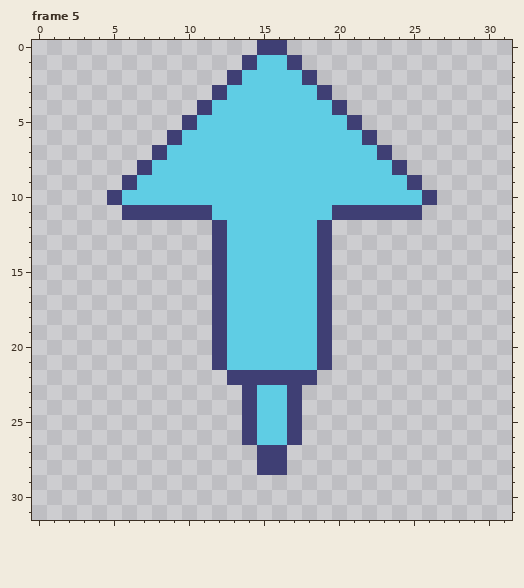
Two versions of one pixel-art file, aseprite/Booster.ase. The picture above was drawn from the file before the commit.
32x32 pixels, 5 frames. Shown: frame 5. The commit also changed other frames, which this record leaves out.
Once edited:
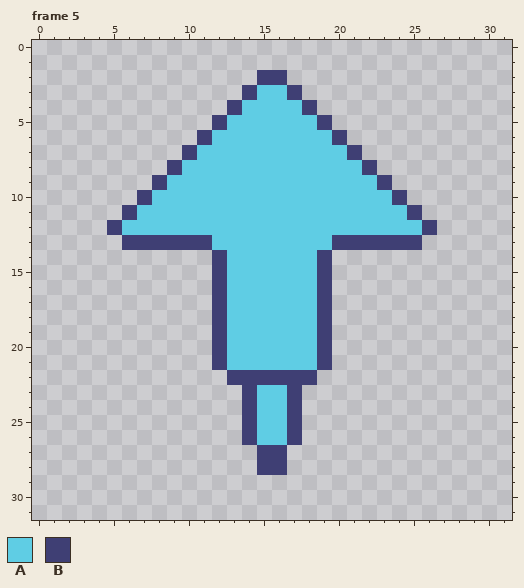
Palette (. is transparent): A #5fcde4  B #3f3f74
Changes in this commit:
--- frame 5
@@ x 0..31 @@
- 0 ...............BB...............
- 1 ..............BAAB..............
- 2 .............BAAAAB.............
- 3 ............BAAAAAAB............
- 4 ...........BAAAAAAAAB...........
- 5 ..........BAAAAAAAAAAB..........
- 6 .........BAAAAAAAAAAAAB.........
- 7 ........BAAAAAAAAAAAAAAB........
- 8 .......BAAAAAAAAAAAAAAAAB.......
- 9 ......BAAAAAAAAAAAAAAAAAAB......
-10 .....BAAAAAAAAAAAAAAAAAAAAB.....
-11 ......BBBBBBAAAAAAAABBBBBB......
-12 ............BAAAAAAB............
-13 ............BAAAAAAB............
+ 0 ................................
+ 1 ................................
+ 2 ...............BB...............
+ 3 ..............BAAB..............
+ 4 .............BAAAAB.............
+ 5 ............BAAAAAAB............
+ 6 ...........BAAAAAAAAB...........
+ 7 ..........BAAAAAAAAAAB..........
+ 8 .........BAAAAAAAAAAAAB.........
+ 9 ........BAAAAAAAAAAAAAAB........
+10 .......BAAAAAAAAAAAAAAAAB.......
+11 ......BAAAAAAAAAAAAAAAAAAB......
+12 .....BAAAAAAAAAAAAAAAAAAAAB.....
+13 ......BBBBBBAAAAAAAABBBBBB......
 14 ............BAAAAAAB............
Pixel boxes of the changes (left, top, right, bottom) in both pictures:
changed: (107, 40, 437, 250)
